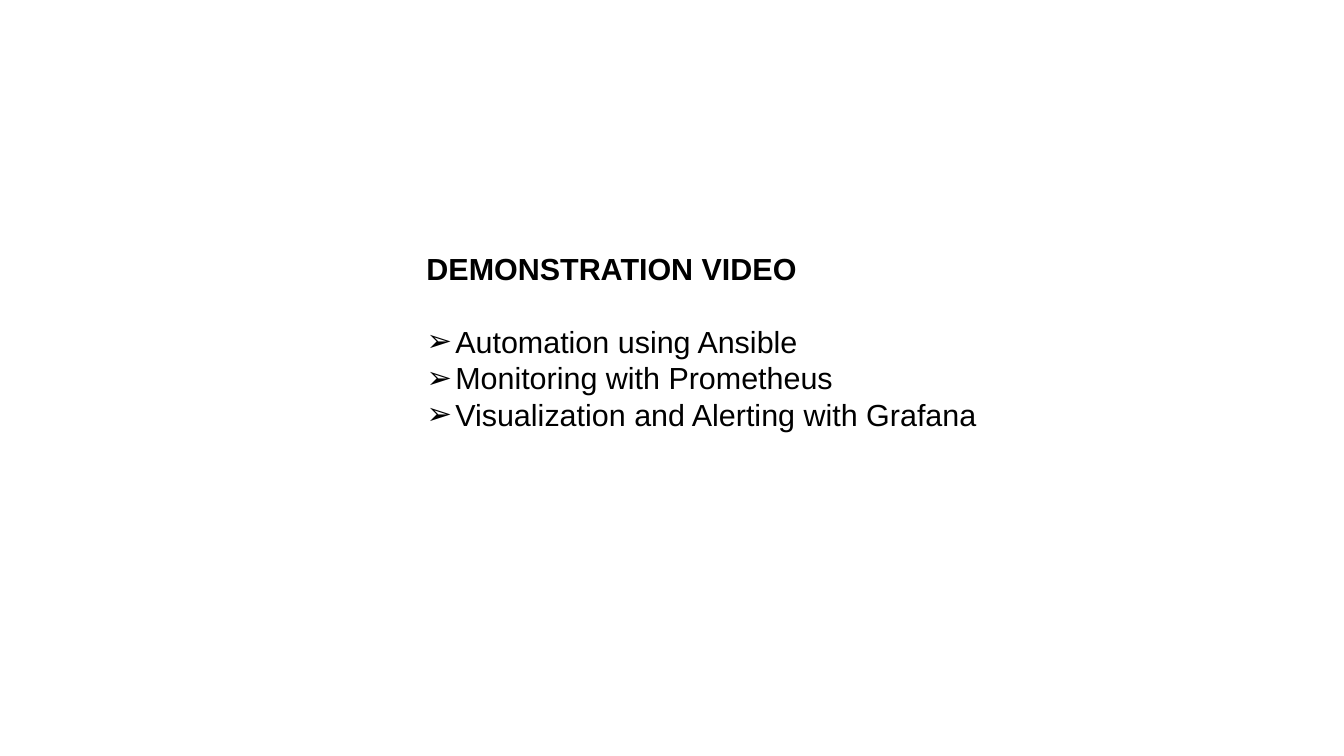
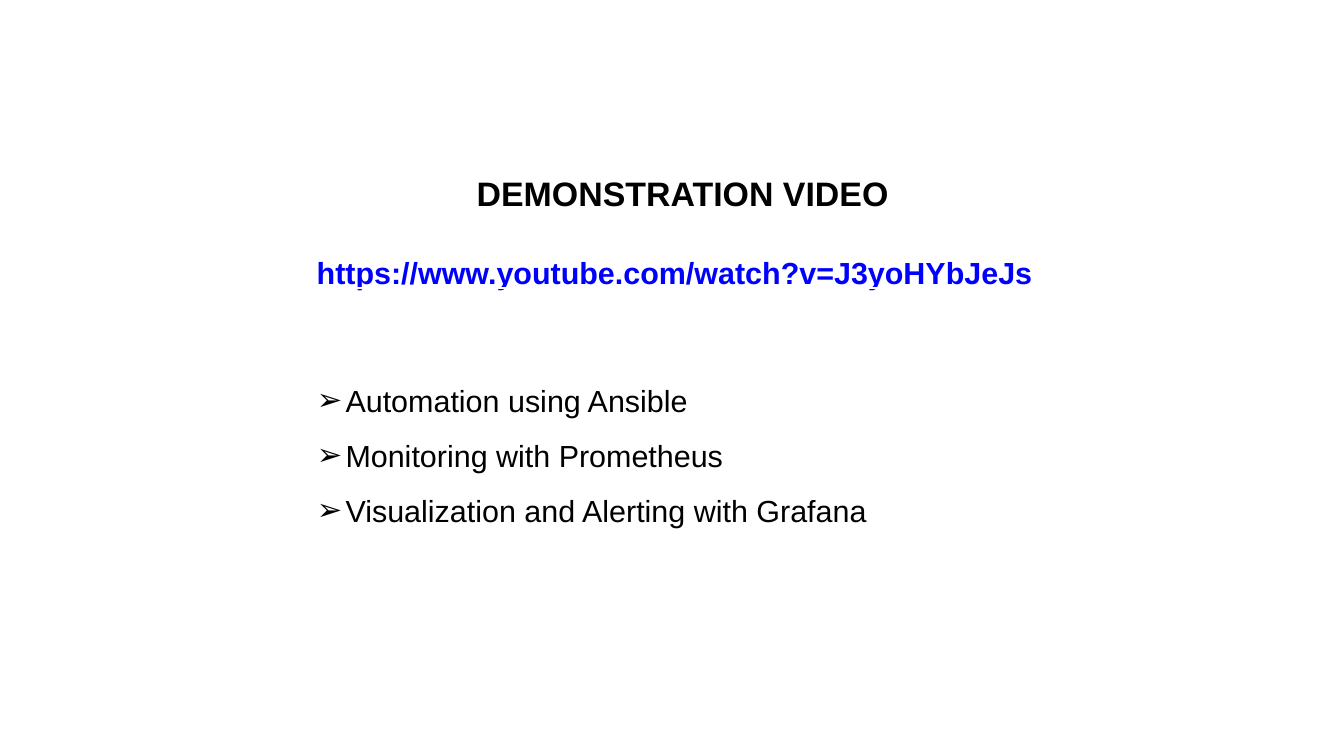
Before and after one commit to baskardotbalsu/SRE, a slide deck: slide 11 of presentation/PRESENTATION-CSIZG628T-2019HT66015_21Apr21.pptx. Drawn at 1344x756 pixels with LibreOffice and Linux fonts; fonts in the diff are those of the drawing; background and template pictures are left out. Boxes give left, top, right and bottom in pixels: in the first picture for what was removed or moved away, otherwise in the second. Text is boxed around its words. In the diff, an @@ line names an element or a change of style, - is before the commit and + after.

```diff
--- a/presentation/PRESENTATION-CSIZG628T-2019HT66015_21Apr21.pptx
+++ b/presentation/PRESENTATION-CSIZG628T-2019HT66015_21Apr21.pptx
@@ text "DEMONSTRATION VIDEO": place and size @@
-text "DEMONSTRATION VIDEO" at <box>426,258,976,432</box>
+text "DEMONSTRATION VIDEO" at <box>317,182,1032,527</box>
@@ text at <box>346,182,888,527</box>: size 18 to 20 pt in "DEMONSTRATION VIDEO"; alignment left to centre; line spacing 1 to 1.5 @@
@@ text at <box>317,262,1032,290</box>: paragraph added @@
+https://www.youtube.com/watch?v=J3yoHYbJeJs
```
Also in this commit, not shown: 3 other slides changed, 14 other files.
